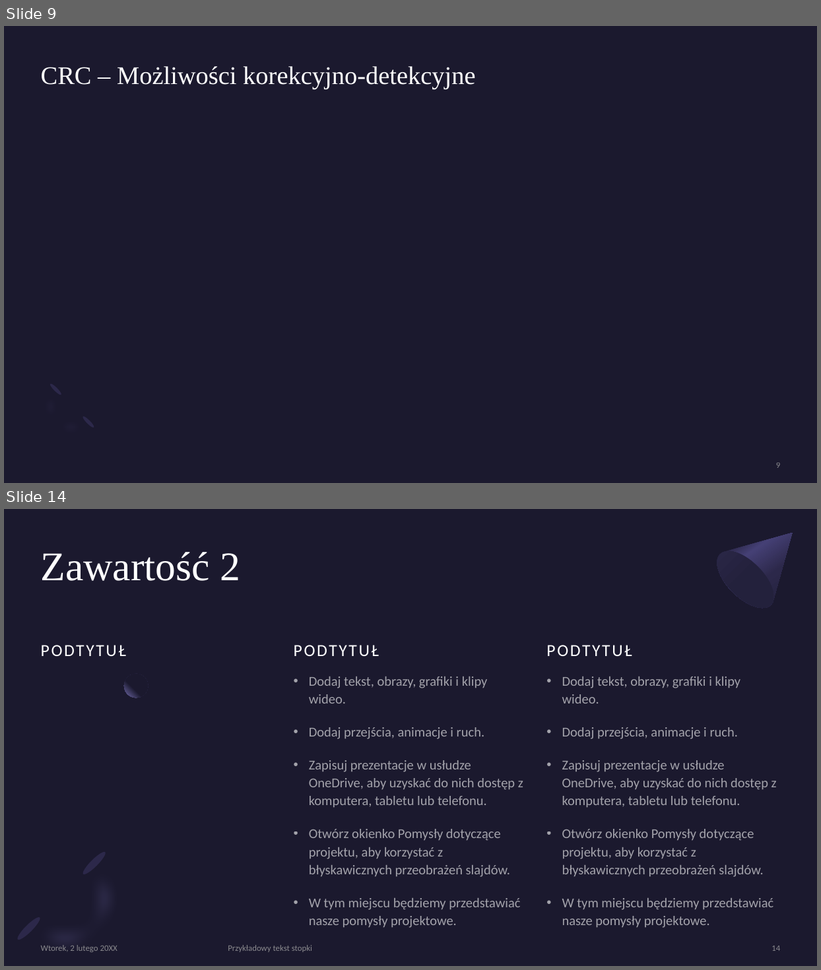
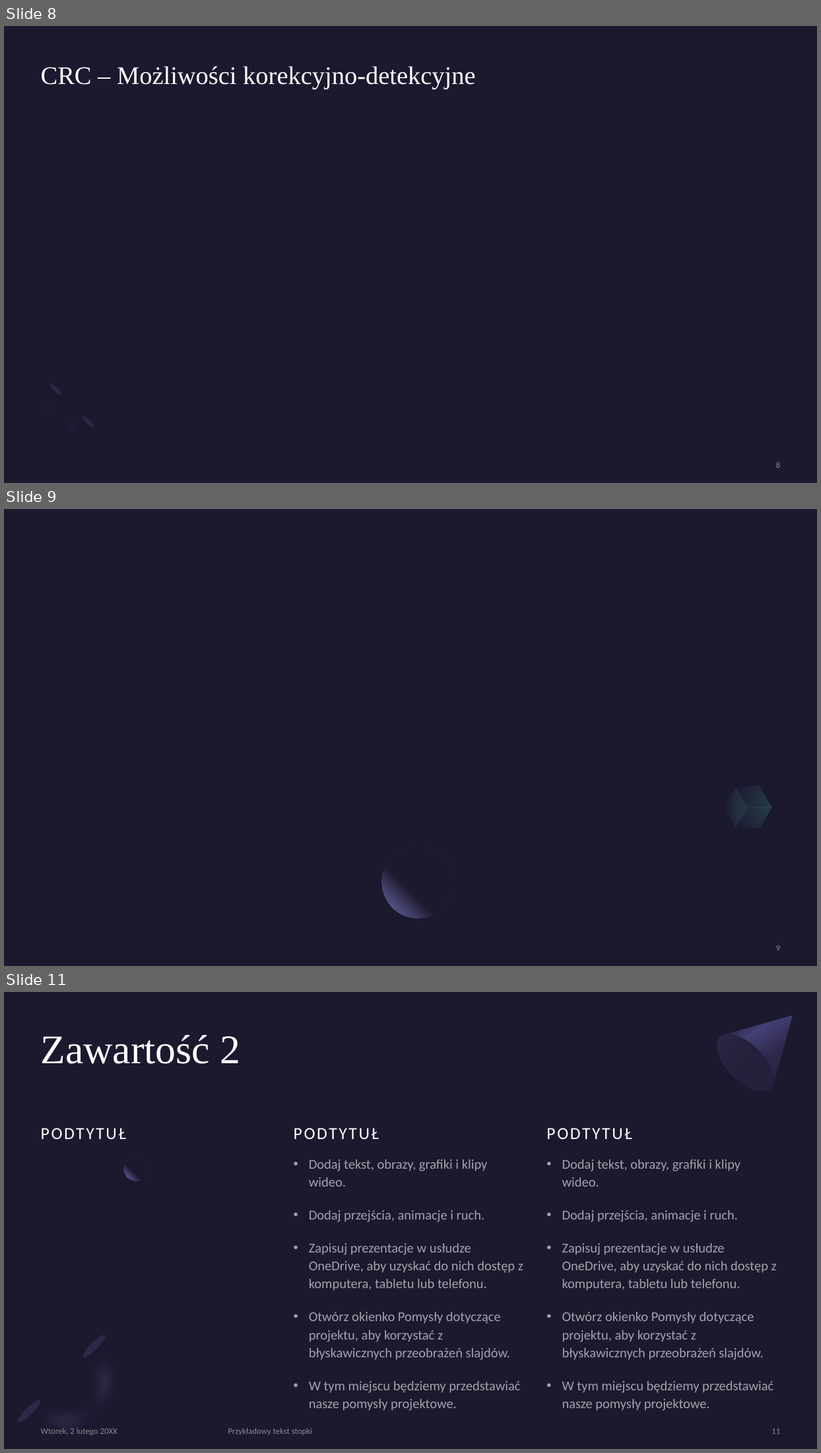
Before and after one commit to Kindly000/kik_project_CRC32, a slide deck: Implementacja kodu wielomianowego CRC-32 – IEEE 802-3.pptx. Shown one above the other, each under a label of ours: slides 9 and 14 before the commit, slides 8, 9 and 11 after it; the slides between them are not shown. The pictures are 821x970 and 821x1453 pixels, drawn with LibreOffice and Linux fonts; fonts in the diff are those of the drawing; grey boxes stand for pictures. Boxes give left, top, right and bottom in pixels: in the first picture for what was removed or moved away, otherwise in the second. Text is boxed around its words. In the diff, an @@ line names an element or a change of style, - is before the commit and + after.

```diff
--- a/Implementacja kodu wielomianowego CRC-32 – IEEE 802-3.pptx
+++ b/Implementacja kodu wielomianowego CRC-32 – IEEE 802-3.pptx
@@ slide 9 added at <box>4,509,817,966</box>, background #1B192E @@
@@ freeform shape added at <box>730,776,778,819</box>, fill gradient #2C284A to #5BEFC1 @@
@@ freeform shape added at <box>719,787,754,828</box>, fill gradient #2C284A to #5BEFC1 @@
@@ freeform shape added at <box>736,797,772,839</box>, fill gradient #2C284A to #5BEFC1 @@
@@ ellipse added at <box>382,846,454,918</box>, fill gradient #1B192E to #7771B2 @@
@@ page number added at <box>776,946,780,951</box>, 10 pt, text #A6A6A6 at 80% opacity @@
+9
@@ what was slide 9 is now slide 8 @@
@@ what was slide 14 is now slide 11 @@
@@ page number at <box>772,1429,780,1434</box>: text changed @@
-14
+11
```
Also in this commit, not shown: 1 slide changed, 2 other slides added, 6 slides removed.
